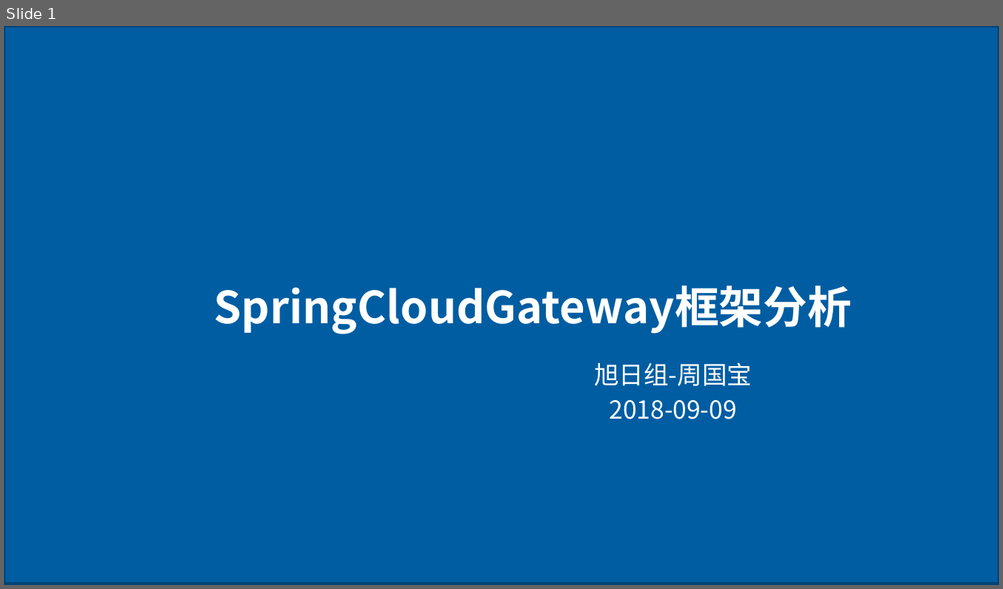
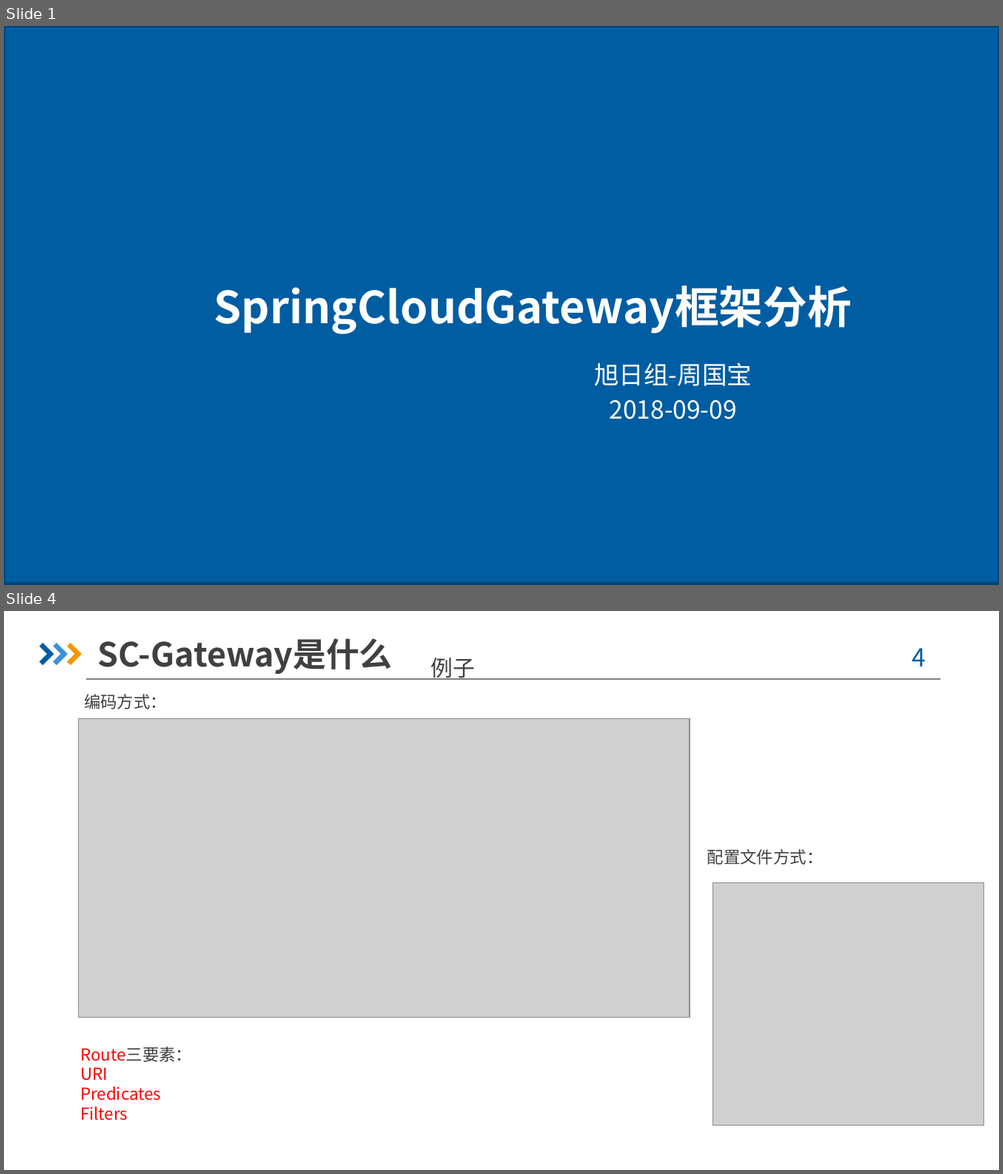
Before and after one commit to yizhou136/springcloudgateway, a slide deck: src/main/doc/SpringCloudGateway框架分析-周国宝.pptx. Shown one above the other, each under a label of ours: slide 1 before the commit, slides 1 and 4 after it; the slides between them are not shown. The pictures are 1003x589 and 1003x1174 pixels, drawn with LibreOffice and Linux fonts; fonts in the diff are those of the drawing; grey boxes stand for pictures; background and template pictures are left out; a plain dark background stands for a picture behind light text. Boxes give left, top, right and bottom in pixels: in the first picture for what was removed or moved away, otherwise in the second. Text is boxed around its words. In the diff, an @@ line names an element or a change of style, - is before the commit and + after.

```diff
--- a/src/main/doc/SpringCloudGateway框架分析-周国宝.pptx
+++ b/src/main/doc/SpringCloudGateway框架分析-周国宝.pptx
@@ slide 4 added at box(4, 611, 999, 1170), background picture (left out) @@
@@ freeform shape added at box(39, 643, 54, 666), fill #005DA2 @@
@@ freeform shape added at box(53, 643, 68, 666), fill #3992DB @@
@@ freeform shape added at box(67, 643, 82, 666), fill #F79600 @@
@@ text added at box(97, 638, 392, 674), 24 pt, text #404040, bold @@
+SC-Gateway是什么
@@ page number added at box(912, 648, 926, 667), 18 pt, text #005DA2 @@
+4
@@ text added at box(431, 658, 475, 680), 16 pt, text #404040 @@
+例子
@@ text added at box(84, 694, 167, 709), 12 pt, text #404040 @@
+编码方式：
@@ line added from (87, 678) to (940, 678), #808080 0.75 pt @@
@@ picture added at box(79, 718, 689, 1018) @@
@@ text added at box(707, 849, 823, 865), 12 pt, text #404040 @@
+配置文件方式：
@@ picture added at box(713, 883, 984, 1125) @@
@@ text added at box(80, 1047, 192, 1121), 12 pt, text #FF0000 @@
+Route三要素：
+URI
+Predicates
+Filters
```
Also in this commit, not shown: 20 slides changed, 10 other slides added, 6 slides removed, 6 other files.
